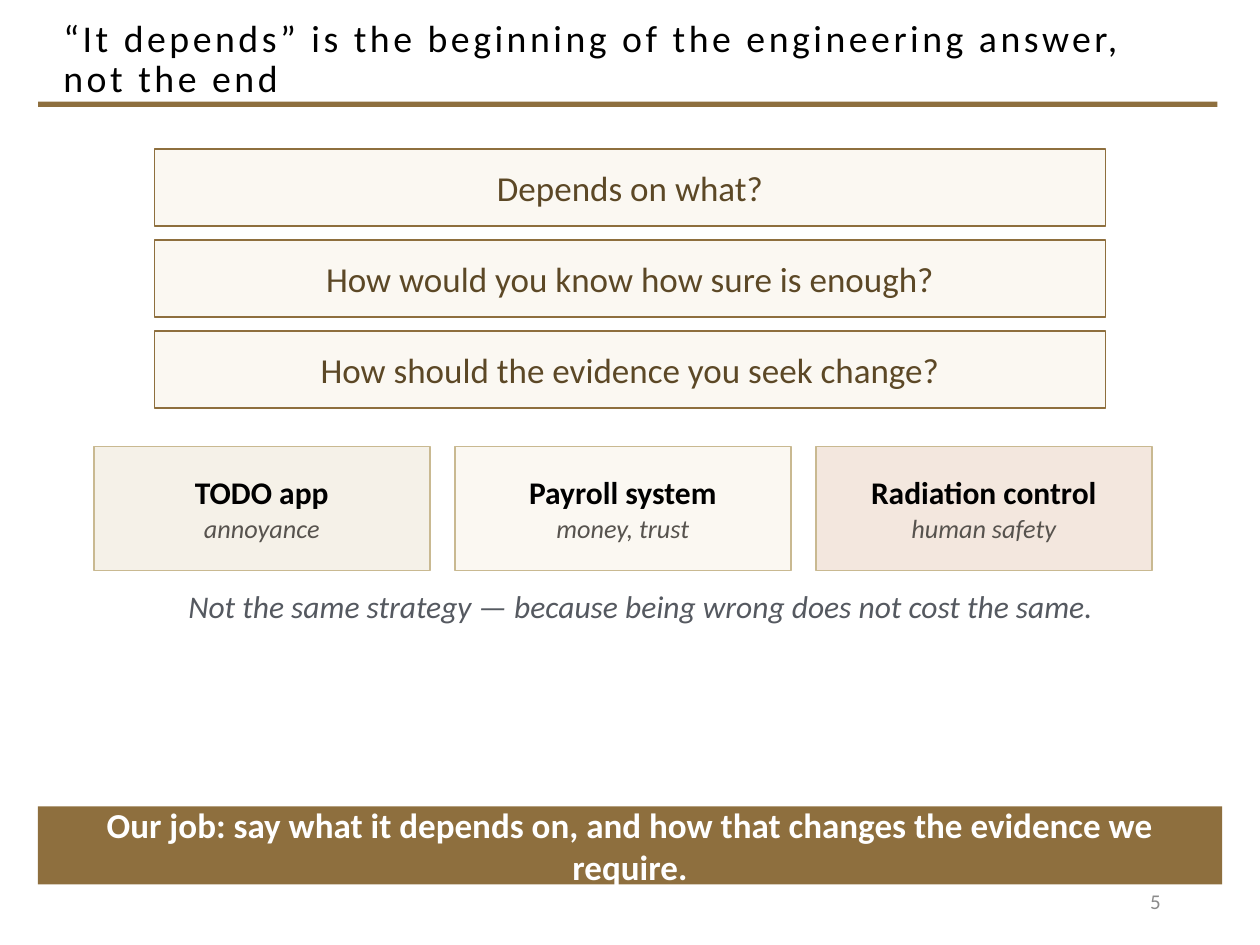
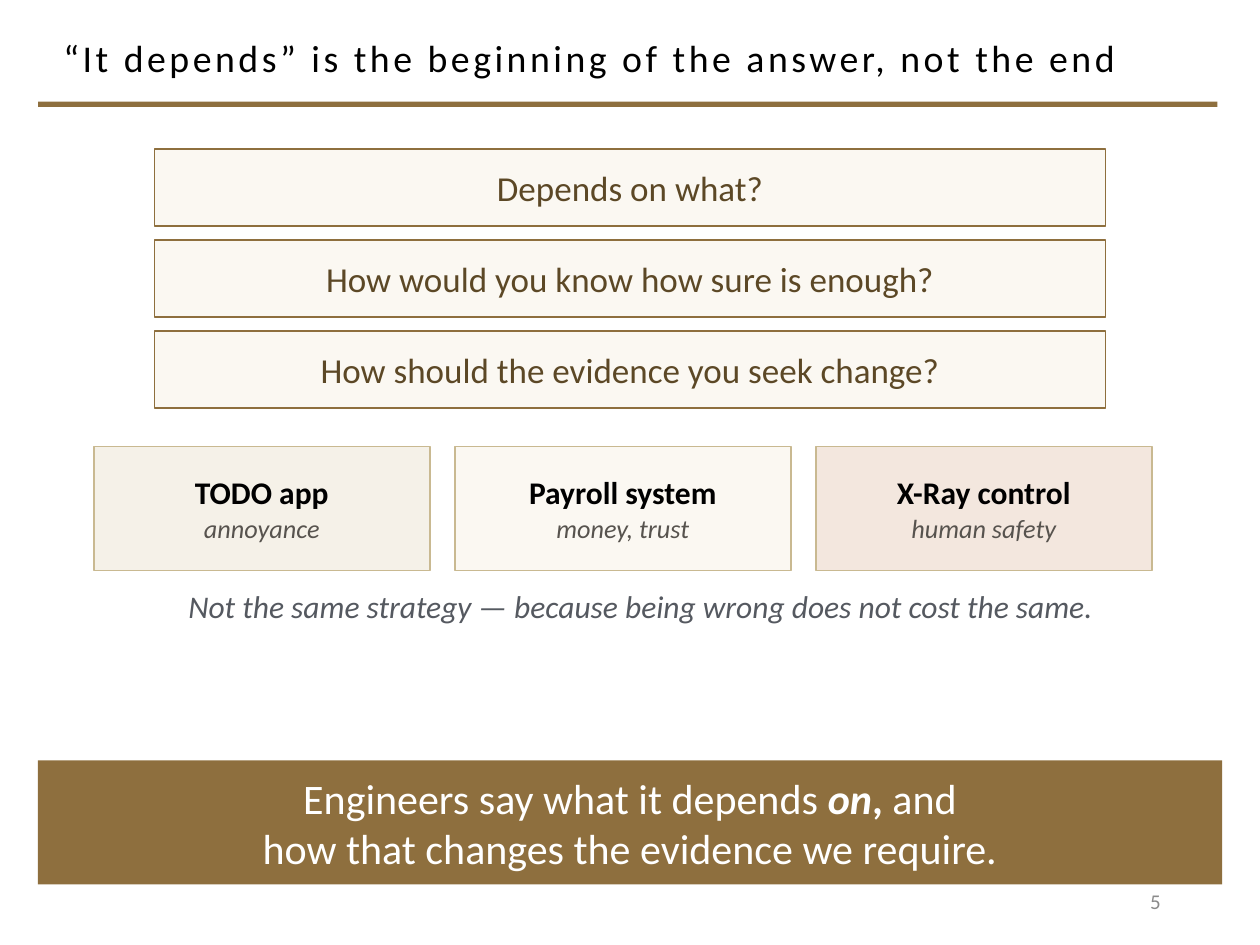
Before and after one commit to davisjam/model-based-agentic-software-engineering, a slide deck: slide 5 of course/lectures/act-1-foundations/08-validation/1-8-Validation.pptx. Drawn at 1260x945 pixels with LibreOffice and Linux fonts; fonts in the diff are those of the drawing; background and template pictures are left out. Boxes give left, top, right and bottom in pixels: in the first picture for what was removed or moved away, otherwise in the second. Text is boxed around its words. In the diff, an @@ line names an element or a change of style, - is before the commit and + after.

```diff
--- a/course/lectures/act-1-foundations/08-validation/1-8-Validation.pptx
+++ b/course/lectures/act-1-foundations/08-validation/1-8-Validation.pptx
@@ title at <box>63,45,1115,79</box>: text changed @@
-“It depends” is the beginning of the engineering answer, not the end
+“It depends” is the beginning of the answer, not the end
@@ text in rectangle at <box>897,482,1071,509</box>: text changed @@
-Radiation control
+X-Ray control
@@ rectangle "Engineers say what it depends ...": place and size @@
-rectangle "Engineers say what it depends ..." at <box>38,806,1222,885</box>
+rectangle "Engineers say what it depends ..." at <box>38,761,1222,885</box>
@@ text in rectangle at <box>263,785,997,871</box>: text changed; size 20 to 24 pt; bold off @@
-Our job: say what it depends on, and how that changes the evidence we require.
+Engineers say what it depends on, and
+how that changes the evidence we require.
```
Also in this commit, not shown: 12 other slides changed.
